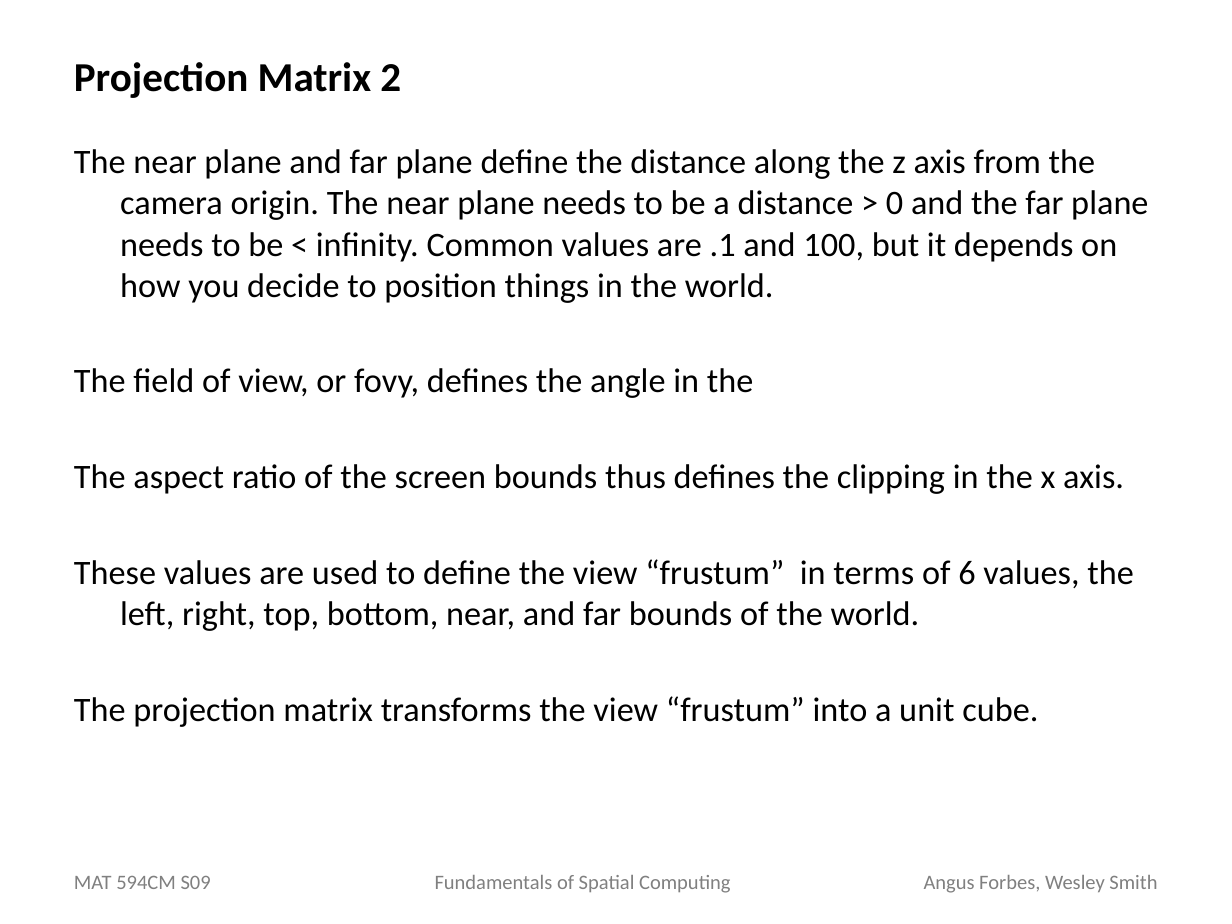
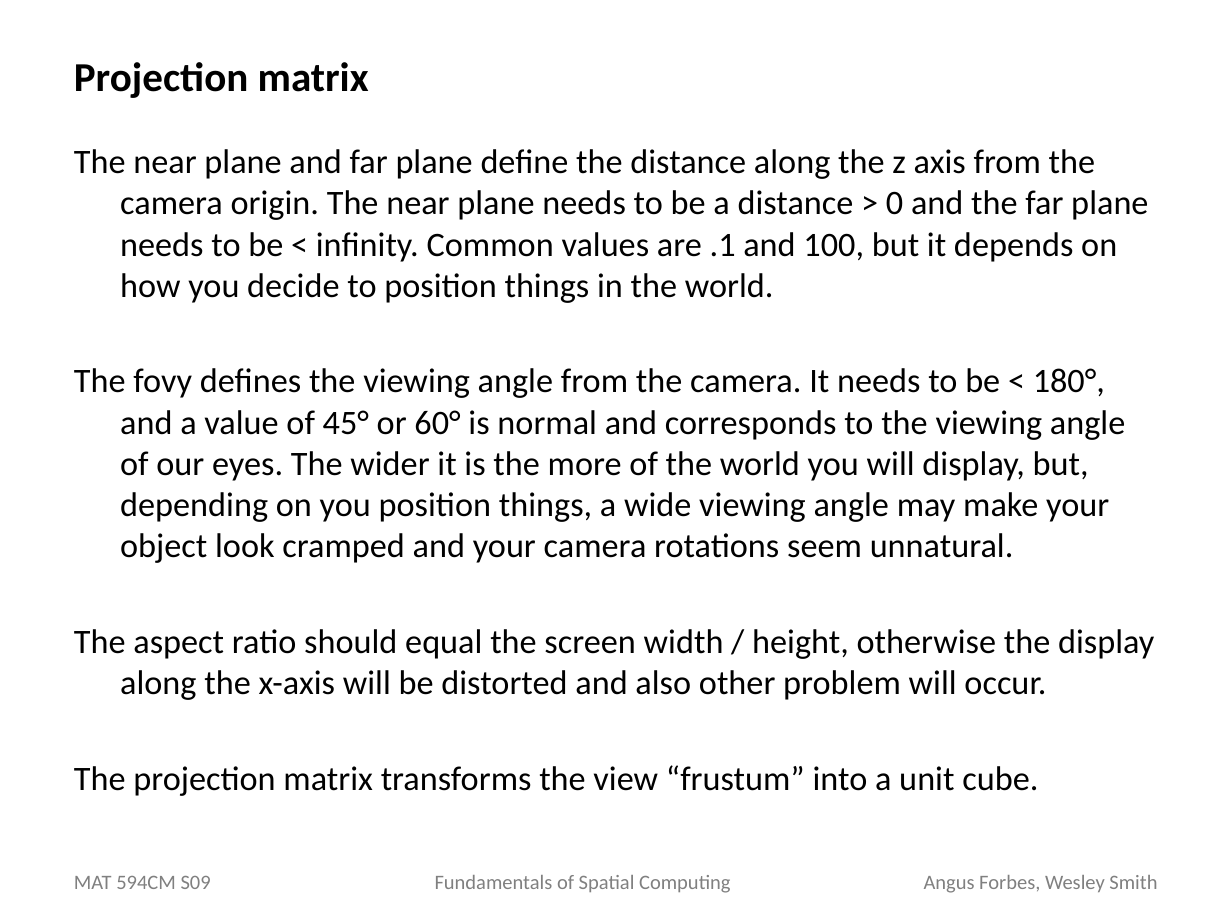
Before and after one commit to angusforbes/mat594cm, a slide deck: slide 20 of Week1/Week1-OpenGL_Basics.pptx (slide 23 before the commit). Drawn at 1232x924 pixels with LibreOffice and Linux fonts; fonts in the diff are those of the drawing. Boxes give left, top, right and bottom in pixels: in the first picture for what was removed or moved away, otherwise in the second. Text is boxed around its words. In the diff, an @@ line names an element or a change of style, - is before the commit and + after.

```diff
--- a/Week1/Week1-OpenGL_Basics.pptx
+++ b/Week1/Week1-OpenGL_Basics.pptx
@@ title at (x1=74, y1=62, x2=369, y2=98): text changed @@
-Projection Matrix 2
+Projection matrix
@@ text at (x1=74, y1=368, x2=1154, y2=700): text changed @@
-The field of view, or fovy, defines the angle in the
-The aspect ratio of the screen bounds thus defines the clipping in the x axis.
-These values are used to define the view “frustum” in terms of 6 values, the left, right, top, bottom, near, and far bounds of the world.
+The fovy defines the viewing angle from the camera. It needs to be < 180°, and a value of 45° or 60° is normal and corresponds to the viewing angle of our eyes. The wider it is the more of the world you will display, but, depending on you position things, a wide viewing angle may make your object look cramped and your camera rotations seem unnatural.
+The aspect ratio should equal the screen width / height, otherwise the display along the x-axis will be distorted and also other problem will occur.
```
Also in this commit, not shown: 5 other slides changed, 4 slides added, 2 other files.
